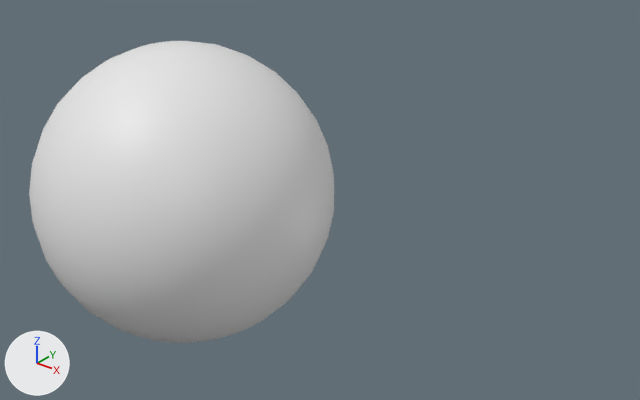
What one commit did to the Blender file solar-system.blend.
Before and after are seen from a camera (50 mm lens) standing at (28.3, -25.4, 17.7) and looking at (7.1, 1.1, 1.3). The lights are fixed; the arrows at lower left show +X, +Y and +Z. Materials are left out; every surface is plain grey.

The older version as bpy lines, for what is in view:
```python
me_sphere = bpy.data.meshes.new('Sphere')
me_sphere.from_pydata(...)  # a UV sphere (32 segments, 16 rings, poles along z) spanning x -0.00001..0.00001, y -0.00001..0.00001, z -0.00001..0.00001
me_sphere.polygons.foreach_set('use_smooth', [True] * 512)
me_sphere.materials.append(mat_sun)
ob_sun = bpy.data.objects.new('Sun', me_sphere)
ob_sun.location = (0.0, 0.0, 0.0)
ob_sun.rotation_euler = (0.0, -0.127, 0.0)  # degrees (0, -7.3, 0)
ob_sun.scale = (696000.0, 696000.0, 696000.0)
```
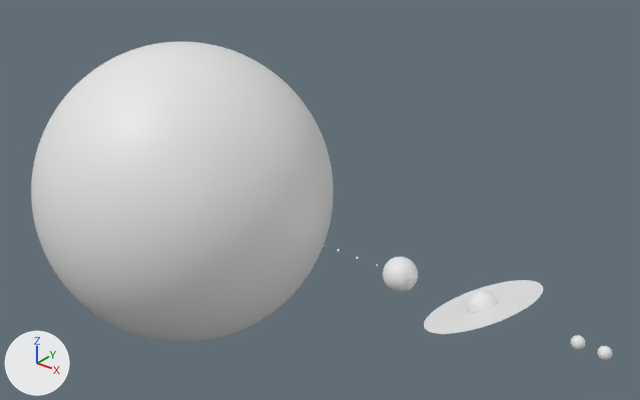
Location of each change, [x1, y1, x2, y2] in pixels of the pictures (640 x 400 px):
```json
{"object": "Sun", "change": "modifiers changed", "before": [29, 41, 334, 343], "after": [31, 42, 333, 342]}
{"object": "6. Saturn Rings", "change": "added", "after": [424, 280, 543, 334]}
{"object": "5. Jupiter", "change": "added", "after": [382, 257, 418, 292]}
{"object": "6. Saturn", "change": "added", "after": [467, 290, 498, 313]}
{"object": "7. Uranus", "change": "added", "after": [570, 335, 585, 350]}
{"object": "8. Neptune", "change": "added", "after": [597, 346, 612, 360]}
```

Scene script edits in JSON lines:
```json
{"op": "add", "block": "me_torus_001", "code": ["me_torus_001 = bpy.data.meshes.new('Torus.001')", "me_torus_001.from_pydata(...)  # a torus around z (ring radius 1.14, tube radius 1.14) spanning x -2.28..2.28, y -2.28..2.28, z -1.14..1.14"]}
{"op": "add", "block": "me_sphere_008", "code": ["me_sphere_008 = bpy.data.meshes.new('Sphere.008')", "me_sphere_008.from_pydata(...)  # a UV sphere (32 segments, 16 rings, poles along z) spanning x -0.00001..0.00001, y -0.00001..0.00001, z -0.00001..0.00001", "me_sphere_008.polygons.foreach_set('use_smooth', [True] * 512)"]}
{"op": "add", "block": "me_sphere_007", "code": ["me_sphere_007 = bpy.data.meshes.new('Sphere.007')", "me_sphere_007.from_pydata(...)  # a UV sphere (32 segments, 16 rings, poles along z) spanning x -0.00001..0.00001, y -0.00001..0.00001, z -0.00001..0.00001", "me_sphere_007.polygons.foreach_set('use_smooth', [True] * 512)"]}
{"op": "add", "block": "me_sphere_006", "code": ["me_sphere_006 = bpy.data.meshes.new('Sphere.006')", "me_sphere_006.from_pydata(...)  # a UV sphere (32 segments, 16 rings, poles along z) spanning x -0.00001..0.00001, y -0.00001..0.00001, z -0.00001..0.00001", "me_sphere_006.polygons.foreach_set('use_smooth', [True] * 512)"]}
{"op": "add", "block": "me_sphere_005", "code": ["me_sphere_005 = bpy.data.meshes.new('Sphere.005')", "me_sphere_005.from_pydata(...)  # a UV sphere (32 segments, 16 rings, poles along z) spanning x -0.00001..0.00001, y -0.00001..0.00001, z -0.00001..0.00001", "me_sphere_005.polygons.foreach_set('use_smooth', [True] * 512)"]}
{"op": "add", "block": "ob_sun", "code": "_m = ob_sun.modifiers.new('Subdivision', 'SUBSURF')"}
{"op": "add", "block": "ob_sun", "code": "_m.levels = 2"}
{"op": "add", "block": "ob_6__saturn_rings", "code": ["ob_6__saturn_rings = bpy.data.objects.new('6. Saturn Rings', me_torus_001)", "ob_6__saturn_rings.location = (15.64, 0.0, 0.0)", "ob_6__saturn_rings.rotation_euler = (0.0, -47.6, 0.0)  # degrees (0, 153, 0)", "ob_6__saturn_rings.scale = (1.0, 1.0, 0.0000877)"]}
{"op": "add", "block": "ob_8__neptune", "code": ["ob_8__neptune = bpy.data.objects.new('8. Neptune', me_sphere_008)", "ob_8__neptune.location = (20.32, 0.0, 0.0)", "ob_8__neptune.scale = (24600.0, 24600.0, 24600.0)", "_m = ob_8__neptune.modifiers.new('Subdivision', 'SUBSURF')", "_m.levels = 2"]}
{"op": "add", "block": "ob_7__uranus", "code": ["ob_7__uranus = bpy.data.objects.new('7. Uranus', me_sphere_007)", "ob_7__uranus.location = (19.35, 0.0, 0.0)", "ob_7__uranus.scale = (25400.0, 25400.0, 25400.0)", "_m = ob_7__uranus.modifiers.new('Subdivision', 'SUBSURF')", "_m.levels = 2"]}
{"op": "add", "block": "ob_6__saturn", "code": ["ob_6__saturn = bpy.data.objects.new('6. Saturn', me_sphere_006)", "ob_6__saturn.location = (15.64, 0.0, 0.0)", "ob_6__saturn.scale = (58200.0, 58200.0, 58200.0)", "_m = ob_6__saturn.modifiers.new('Subdivision', 'SUBSURF')", "_m.levels = 2"]}
{"op": "add", "block": "ob_5__jupiter", "code": ["ob_5__jupiter = bpy.data.objects.new('5. Jupiter', me_sphere_005)", "ob_5__jupiter.location = (12.0, 0.0, 0.0)", "ob_5__jupiter.scale = (69900.0, 69900.0, 69900.0)", "_m = ob_5__jupiter.modifiers.new('Subdivision', 'SUBSURF')", "_m.levels = 2"]}
```
